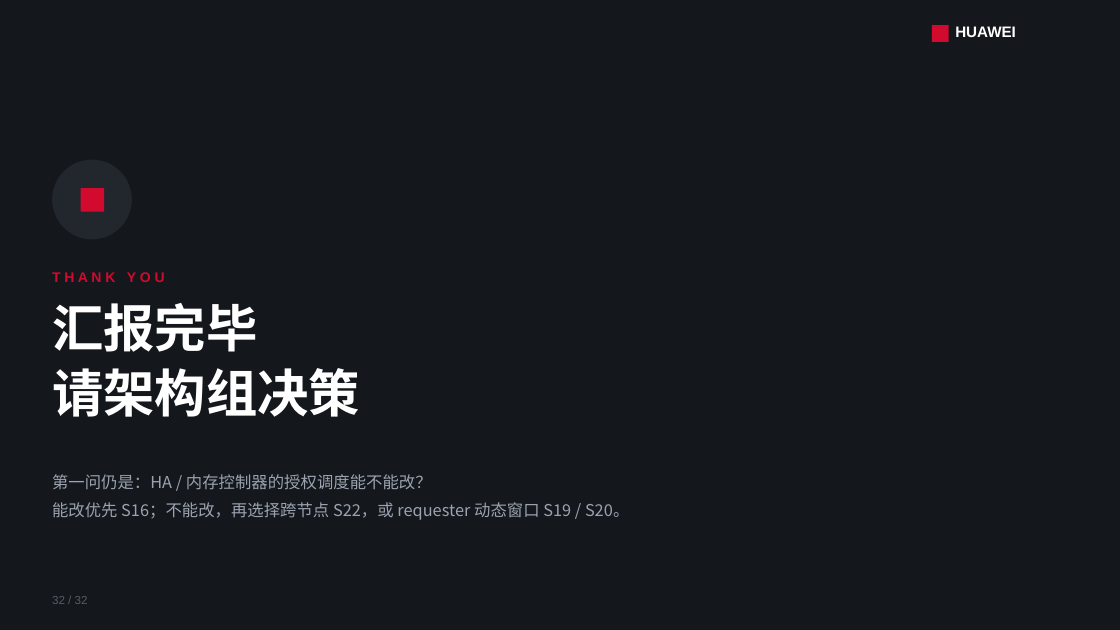
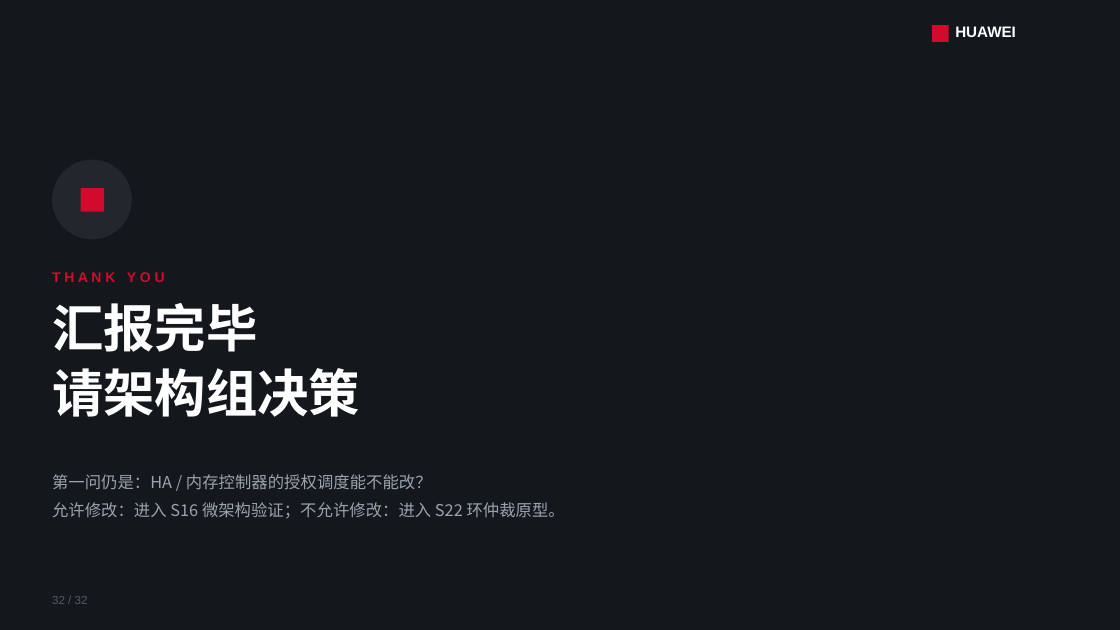
Before and after one commit to lukebest/booksim2, a slide deck: slide 32 of ppt/ring2-write-fairness.pptx. Drawn at 1120x630 pixels with LibreOffice and Linux fonts; fonts in the diff are those of the drawing. Boxes give left, top, right and bottom in pixels: in the first picture for what was removed or moved away, otherwise in the second. Text is boxed around its words. In the diff, an @@ line names an element or a change of style, - is before the commit and + after.

```diff
--- a/ppt/ring2-write-fairness.pptx
+++ b/ppt/ring2-write-fairness.pptx
@@ text at bbox=[52, 502, 565, 519]: text changed @@
-能改优先 S16；不能改，再选择跨节点 S22，或 requester 动态窗口 S19 / S20。
+允许修改：进入 S16 微架构验证；不允许修改：进入 S22 环仲裁原型。
```
Also in this commit, not shown: 9 other slides changed, 1 other file.
